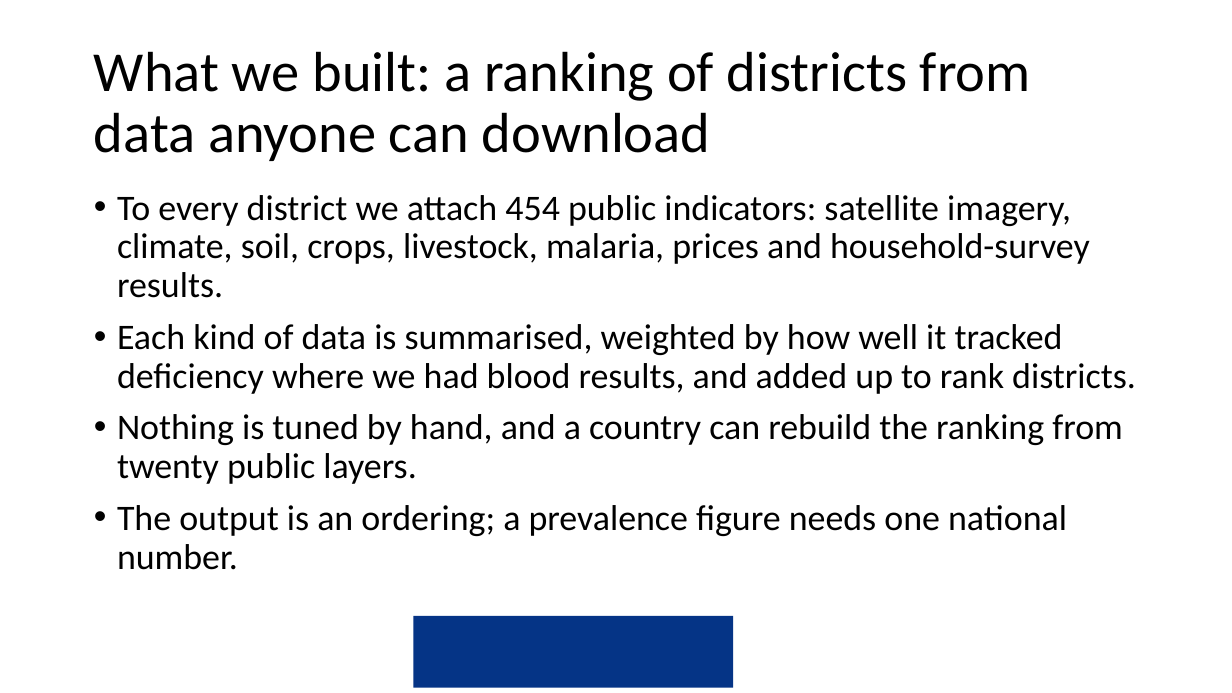
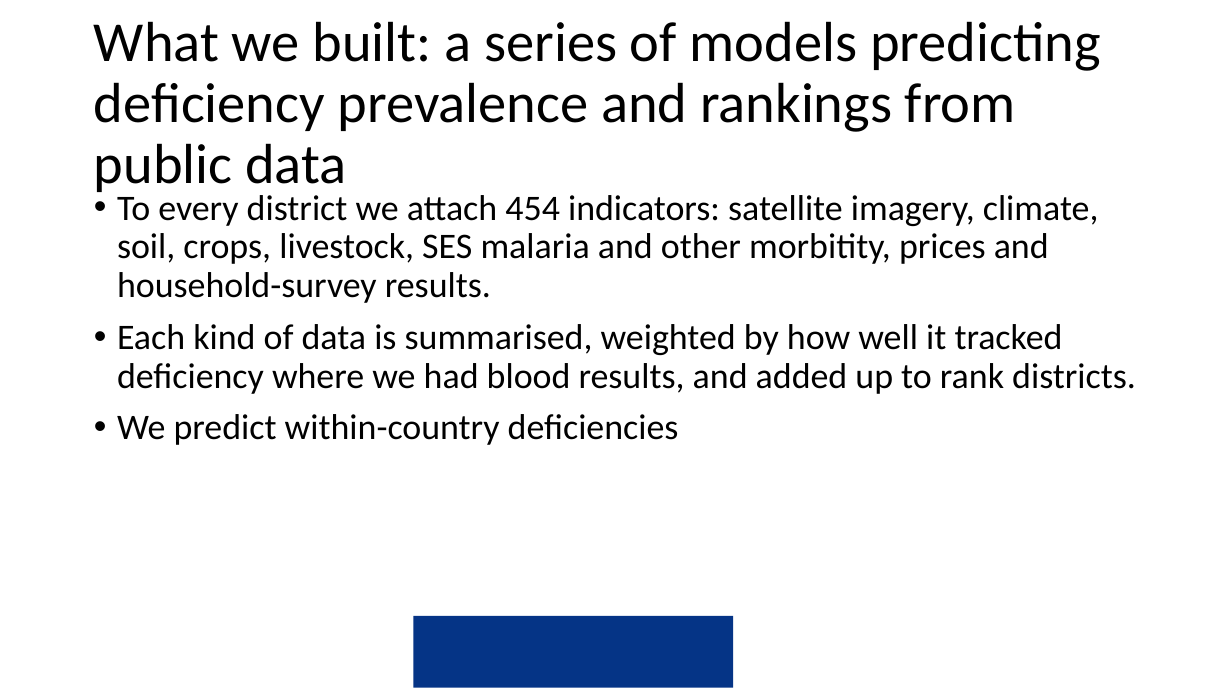
Before and after one commit to amertens/mn-prediction, a slide deck: slide 3 of docs/slides/MN-proxy-policy-deck-2026-09.pptx. Drawn at 1232x693 pixels with LibreOffice and Linux fonts; fonts in the diff are those of the drawing; background and template pictures are left out. Boxes give left, top, right and bottom in pixels: in the first picture for what was removed or moved away, otherwise in the second. Text is boxed around its words. In the diff, an @@ line names an element or a change of style, - is before the commit and + after.

```diff
--- a/docs/slides/MN-proxy-policy-deck-2026-09.pptx
+++ b/docs/slides/MN-proxy-policy-deck-2026-09.pptx
@@ title at box(94, 21, 1101, 196): text changed @@
-What we built: a ranking of districts from data anyone can download
+What we built: a series of models predicting deficiency prevalence and rankings from public data
@@ text at box(117, 195, 1099, 303): text changed @@
-• To every district we attach 454 public indicators: satellite imagery, climate, soil, crops, livestock, malaria, prices and household-survey results.
+• To every district we attach 454 indicators: satellite imagery, climate, soil, crops, livestock, SES malaria and other morbitity, prices and household-survey results.
@@ text at box(117, 414, 679, 445): text changed @@
-• Nothing is tuned by hand, and a country can rebuild the ranking from twenty public layers.
-• The output is an ordering; a prevalence figure needs one national number.
+• We predict within-country deficiencies
```
Also in this commit, not shown: 3 other slides changed, 4 other files.
